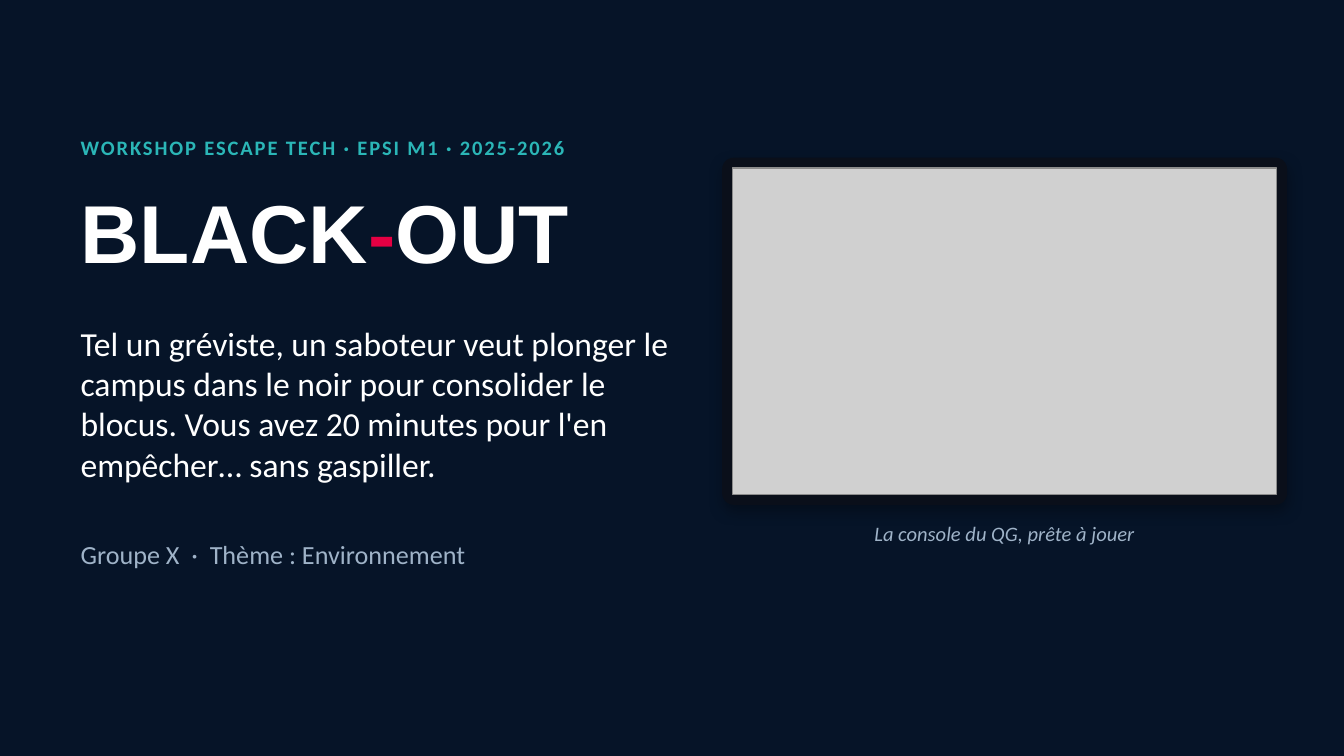
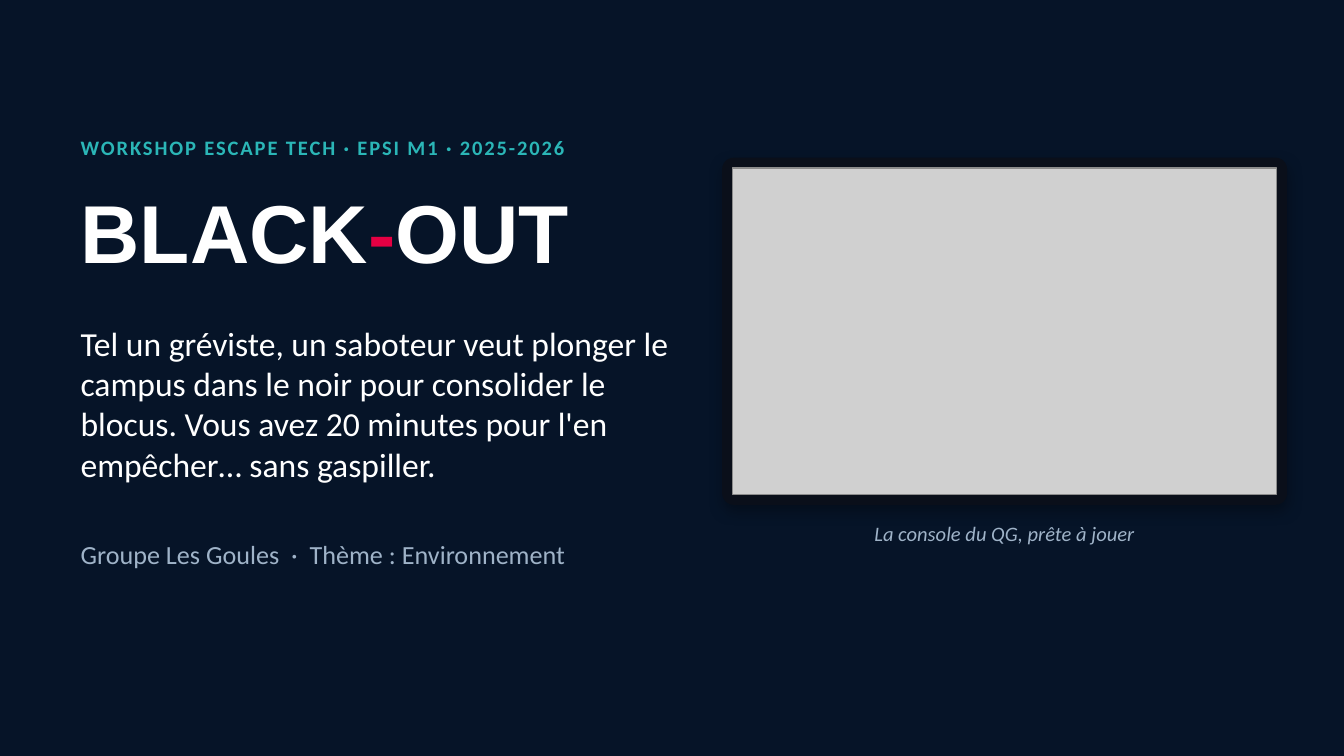
Before and after one commit to Mardarcc/workshop-deadbycci, a slide deck: slide 1 of livrables/Workshop2025-26-M1gX-pres.pptx. Drawn at 1344x756 pixels with LibreOffice and Linux fonts; fonts in the diff are those of the drawing; grey boxes stand for pictures. Boxes give left, top, right and bottom in pixels: in the first picture for what was removed or moved away, otherwise in the second. Text is boxed around its words. In the diff, an @@ line names an element or a change of style, - is before the commit and + after.

Commit message:
UPDATE présentation : retouches

```diff
--- a/livrables/Workshop2025-26-M1gX-pres.pptx
+++ b/livrables/Workshop2025-26-M1gX-pres.pptx
@@ text at [81,546,565,568]: text changed @@
-Groupe X · Thème : Environnement
+Groupe Les Goules · Thème : Environnement
```
